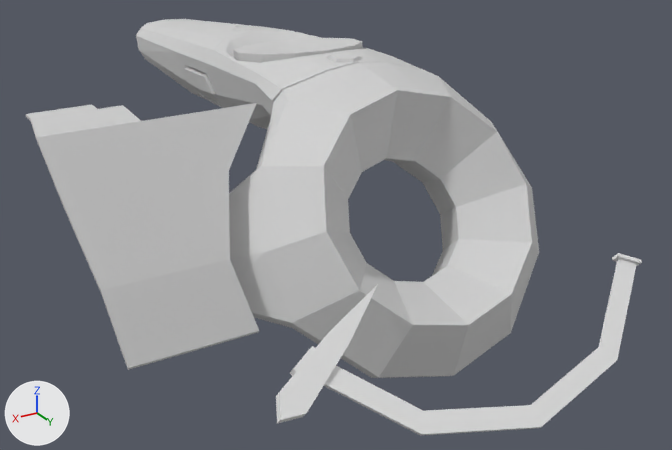
What one commit did to the OBJ model ChronoLoop/Resources/TimeIndicatorLine.obj.
One viewpoint serves both versions: a 50 mm camera at (1.47, 2.2, 0.72) aimed at (-0.01, -0.27, -0.52). Arrows for +X, +Y and +Z are at lower left; the lights stay in place. Where no turn or scale is listed for an object, it has been applied to the vertices.

The first picture shows 'Circle', 'Circle.001', 'vr_controller_lowpoly_vr_controller_lowpoly_mesh', 'vr_controller_lowpoly_vr_controller_lowpoly_mesh.001'.
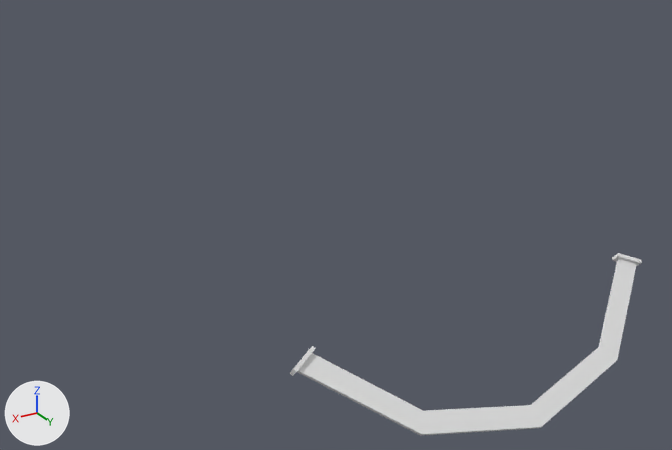
What differs and where, as boxes [x1, y1, x2, y2] in the pictures (672 x 450 px):
'vr_controller_lowpoly_vr_controller_lowpoly_mesh', deleted: before [136, 19, 539, 378]
'vr_controller_lowpoly_vr_controller_lowpoly_mesh.001', deleted: before [26, 103, 259, 370]
'Circle.001', deleted: before [276, 284, 378, 424]

What changed in the scene script:
```text
Remove ob_circle_001:
    ob_circle_001 = bpy.data.objects.new('Circle.001', me_circle_001)
    ob_circle_001.location = (0.0, 0.0, 0.0)
Remove ob_vr_controller_lowpoly_vr_controller_lowpoly_mesh:
    ob_vr_controller_lowpoly_vr_controller_lowpoly_mesh = bpy.data.objects.new('vr_controller_lowpoly_vr_controller_lowpoly_mesh', me_vr_controller_lowpoly_vr_controller_lowpoly_mesh)
    ob_vr_controller_lowpoly_vr_controller_lowpoly_mesh.location = (0.0, 0.0, 0.0)
Remove ob_vr_controller_lowpoly_vr_controller_lowpoly_mesh_001:
    ob_vr_controller_lowpoly_vr_controller_lowpoly_mesh_001 = bpy.data.objects.new('vr_controller_lowpoly_vr_controller_lowpoly_mesh.001', me_vr_controller_lowpoly_vr_controller_lowpoly_mesh_001)
    ob_vr_controller_lowpoly_vr_controller_lowpoly_mesh_001.location = (0.0, 0.0, 0.0)
```
